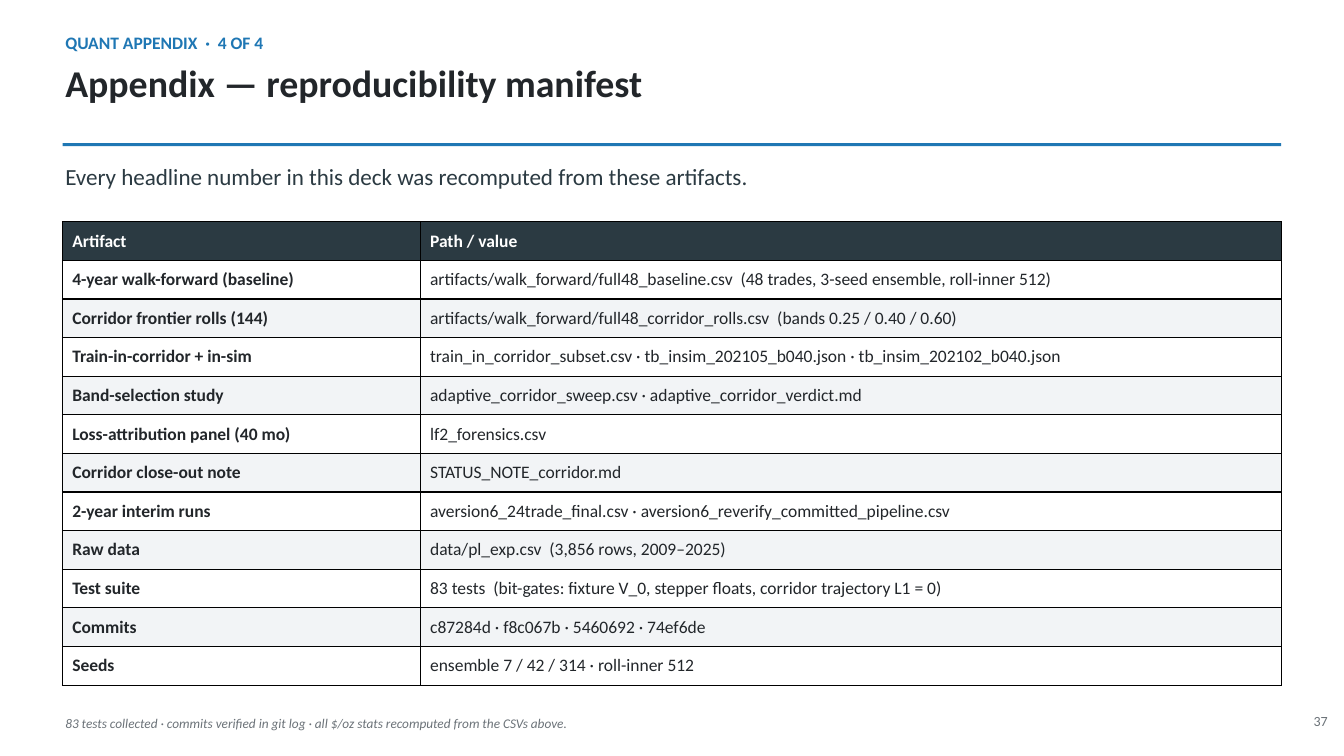
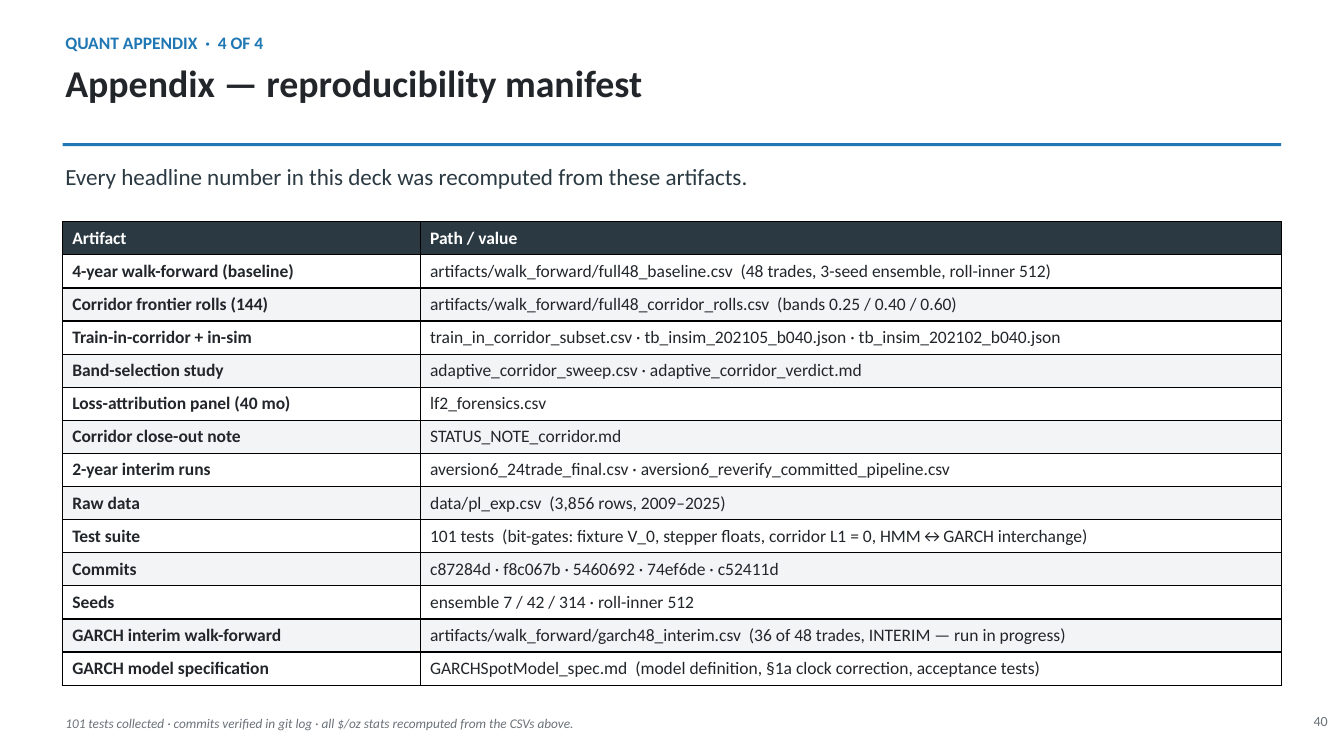
Before and after one commit to sylam/riskflow, a slide deck: slide 40 of artifacts/platinum_hedge_management_deck.pptx (slide 37 before the commit). Drawn at 1344x756 pixels with LibreOffice and Linux fonts; fonts in the diff are those of the drawing. Boxes give left, top, right and bottom in pixels: in the first picture for what was removed or moved away, otherwise in the second. Text is boxed around its words. In the diff, an @@ line names an element or a change of style, - is before the commit and + after.

```diff
--- a/artifacts/platinum_hedge_management_deck.pptx
+++ b/artifacts/platinum_hedge_management_deck.pptx
@@ table at (x1=63, y1=222, x2=1281, y2=686) @@
-row 10, column 2: 83 tests (bit-gates: fixture V_0, stepper floats, corridor trajectory L1 = 0)
+row 10, column 2: 101 tests (bit-gates: fixture V_0, stepper floats, corridor L1 = 0, HMM↔GARCH interchange)
-row 11, column 2: c87284d · f8c067b · 5460692 · 74ef6de
+row 11, column 2: c87284d · f8c067b · 5460692 · 74ef6de · c52411d
+row 13: GARCH interim walk-forward | artifacts/walk_forward/garch48_interim.csv (36 of 48 trades, INTERIM — run in progress)
+row 14: GARCH model specification | GARCHSpotModel_spec.md (model definition, §1a clock correction, acceptance tests)
@@ text at (x1=65, y1=719, x2=574, y2=730): text changed @@
-83 tests collected · commits verified in git log · all $/oz stats recomputed from the CSVs above.
+101 tests collected · commits verified in git log · all $/oz stats recomputed from the CSVs above.
@@ text at (x1=1314, y1=717, x2=1328, y2=726): text changed @@
-37
+40
```
Also in this commit, not shown: 10 other slides changed, 3 slides added, 1 other file.
